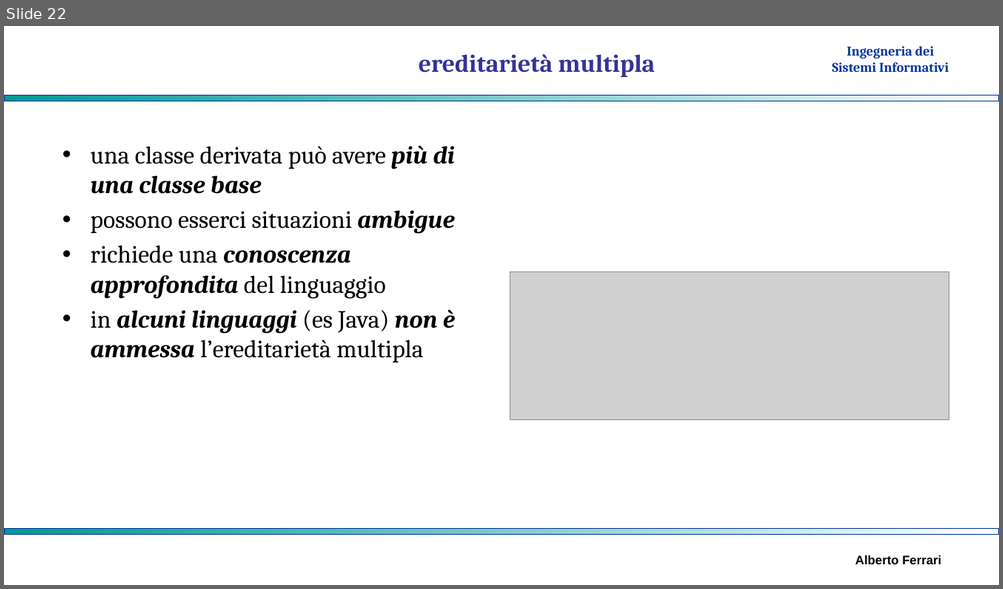
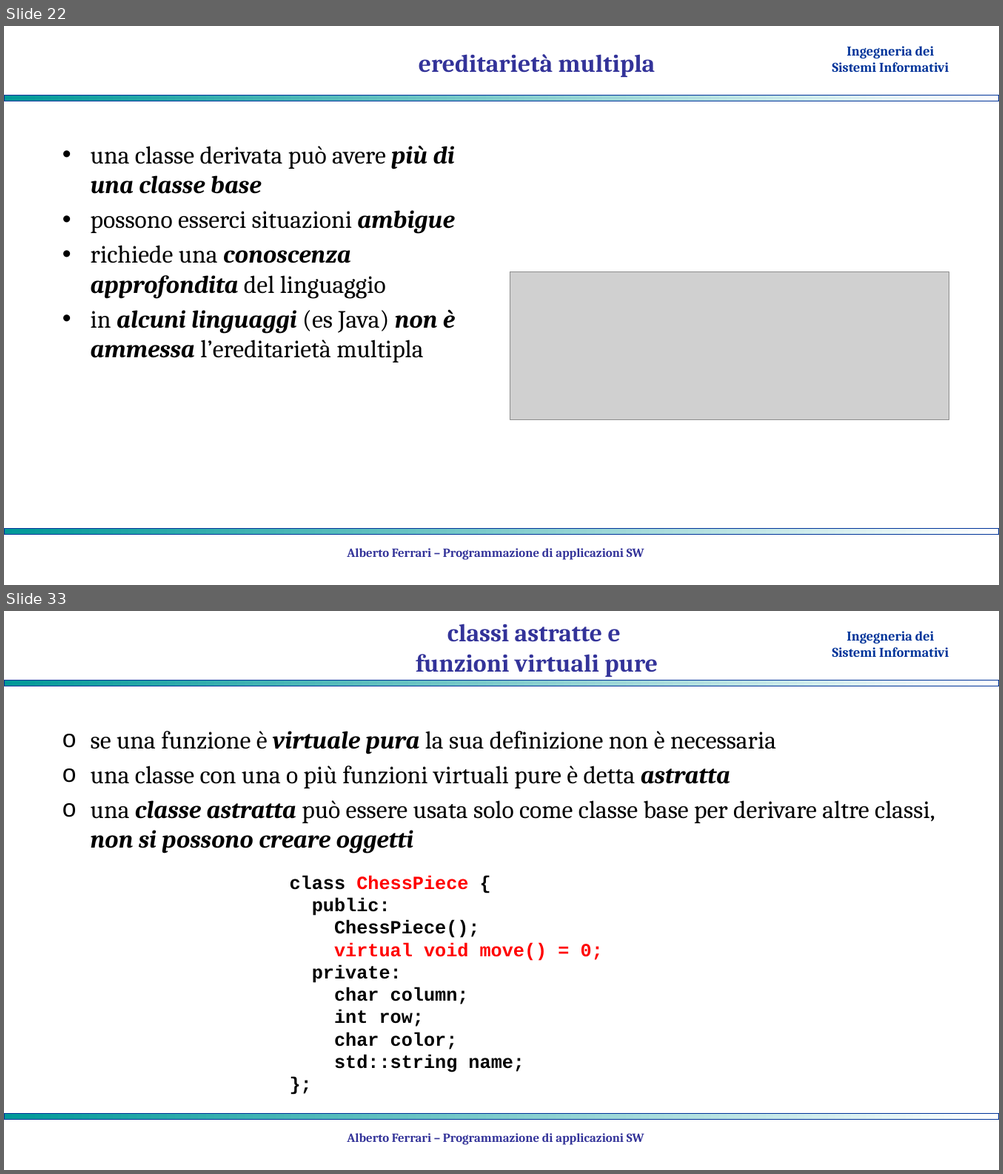
Before and after one commit to albertoferrari/pasw, a slide deck: lezioni/PASW05 - ereditarietà.pptx. Shown one above the other, each under a label of ours: slide 22 before the commit, slides 22 and 33 after it; the slides between them are not shown. The pictures are 1003x589 and 1003x1174 pixels, drawn with LibreOffice and Linux fonts; fonts in the diff are those of the drawing; grey boxes stand for pictures; background and template pictures are left out. Boxes give left, top, right and bottom in pixels: in the first picture for what was removed or moved away, otherwise in the second. Text is boxed around its words. In the diff, an @@ line names an element or a change of style, - is before the commit and + after.

```diff
--- a/lezioni/PASW05 - ereditarietà.pptx
+++ b/lezioni/PASW05 - ereditarietà.pptx
@@ slide 33 added at [4, 611, 999, 1170], background #FFFFFF; not listed: 3 template elements that a slide beside it also shows @@
@@ title added at [415, 624, 657, 677], 24 pt, text #333399, bold @@
+classi astratte e
+funzioni virtuali pure
@@ text added at [91, 731, 935, 854], 24 pt, text #000000 @@
+o se una funzione è virtuale pura la sua definizione non è necessaria
+o una classe con una o più funzioni virtuali pure è detta astratta
+o una classe astratta può essere usata solo come classe base per derivare altre classi, non si possono creare oggetti
@@ text added at [290, 875, 603, 1073], 18 pt, text #000000, bold @@
+class ChessPiece {
+public:
+ChessPiece();
+virtual void move() = 0;
+private:
+char column;
+int row;
+char color;
+std::string name;
+};
@@ text added at [347, 1133, 644, 1145], 12 pt, text #333399, bold @@
+Alberto Ferrari – Programmazione di applicazioni SW
@@ slide 22 changed as well @@
@@ text added at [347, 548, 644, 560], 12 pt, text #333399, bold @@
+Alberto Ferrari – Programmazione di applicazioni SW
@@ text removed at [855, 556, 941, 565] @@
-Alberto Ferrari
```
Also in this commit, not shown: 15 other slides changed, 15 other slides added, 5 slides removed, 1 other file.
